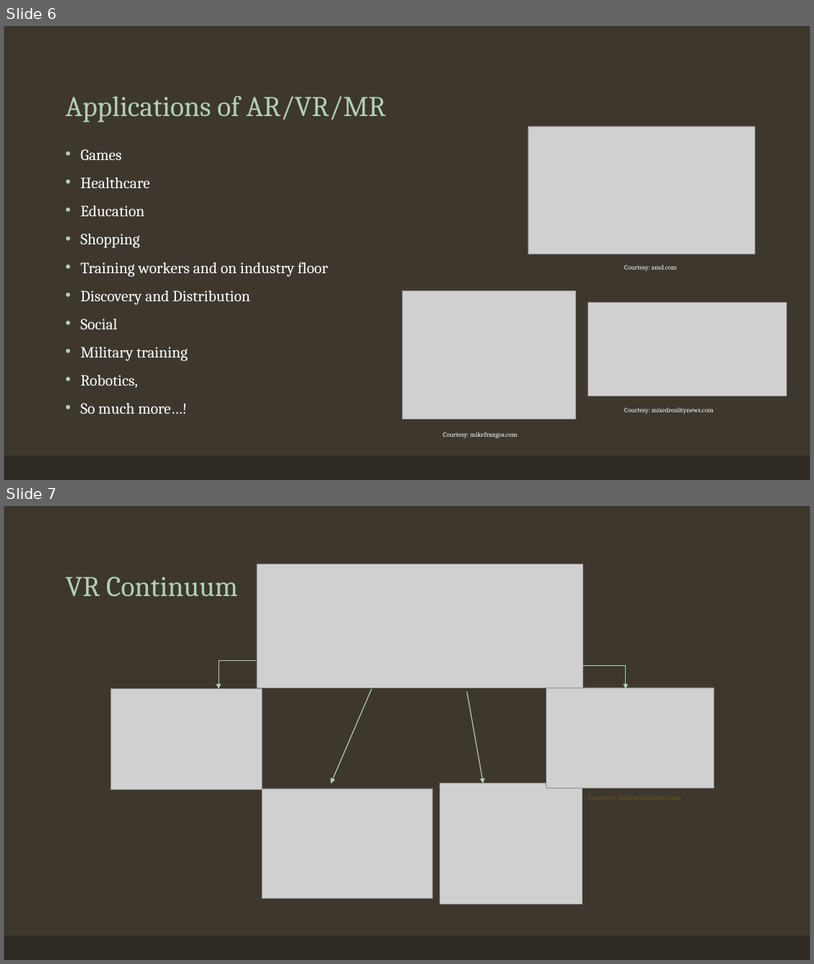
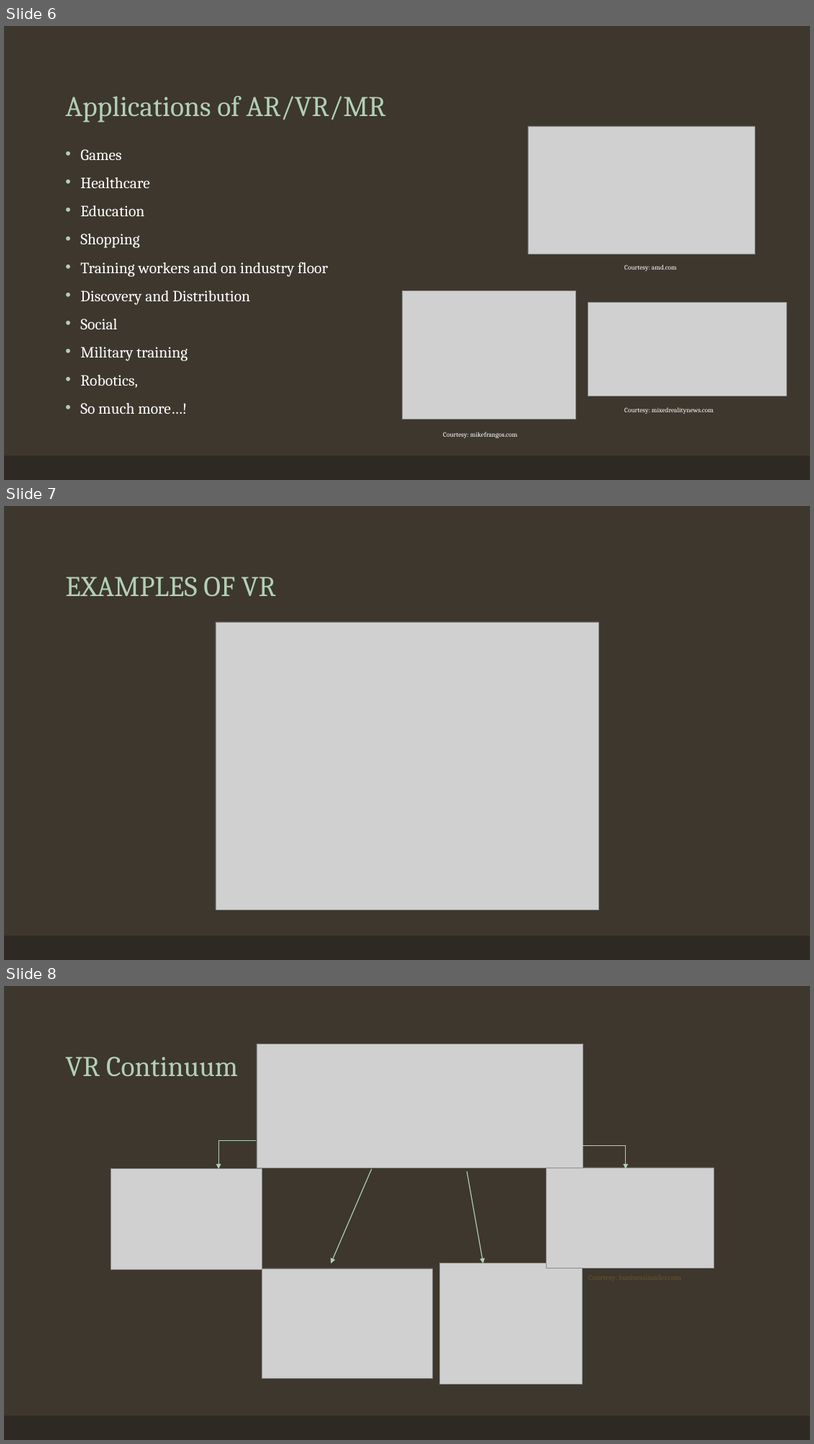
Before and after one commit to nkalavak/ChickTech-Seattle-Feb2018, a slide deck: ChickTech Workshop.pptx. Shown one above the other, each under a label of ours: slides 6 and 7 before the commit, slides 6, 7 and 8 after it. The pictures are 814x964 and 814x1444 pixels, drawn with LibreOffice and Linux fonts; fonts in the diff are those of the drawing; grey boxes stand for pictures. Boxes give left, top, right and bottom in pixels: in the first picture for what was removed or moved away, otherwise in the second. Text is boxed around its words. In the diff, an @@ line names an element or a change of style, - is before the commit and + after.

```diff
--- a/ChickTech Workshop.pptx
+++ b/ChickTech Workshop.pptx
@@ slide 7 added at (4,506,810,960), background #3D372E; not listed: 1 template element that a slide beside it also shows @@
@@ title added at (65,577,276,596), 34 pt, text #B2D0B4 @@
+EXAMPLES OF VR
@@ picture added at (216,622,599,909) @@
@@ what was slide 7 is now slide 8 @@
```
Also in this commit, not shown: 4 other files.
